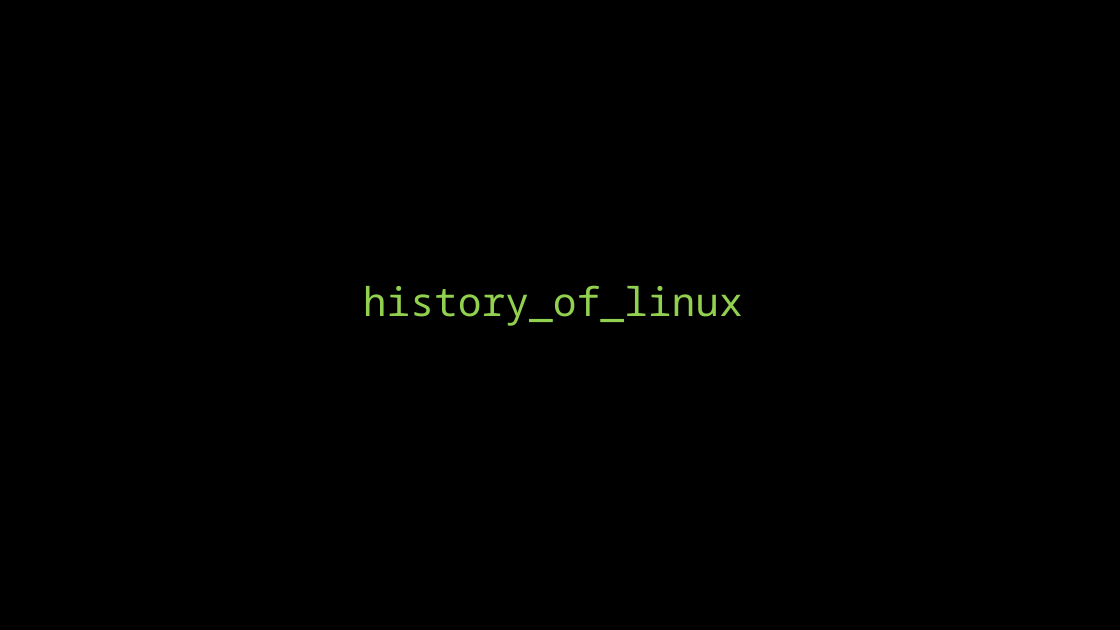
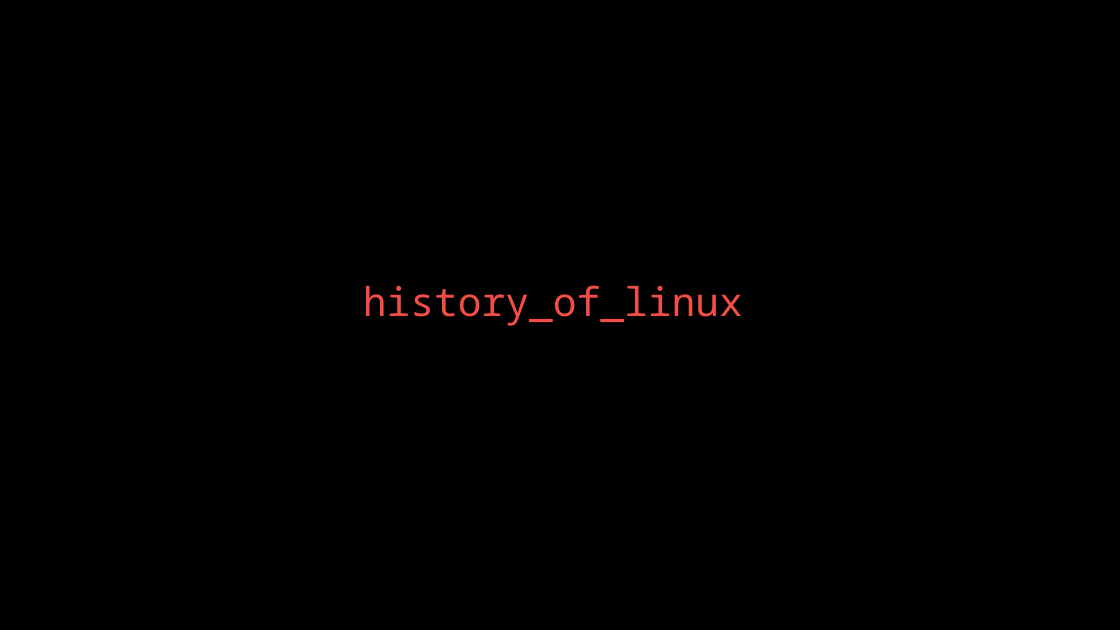
Before and after one commit to linuxfestival/introduction-to-linux-resources, a slide deck: slide 2 of amirkabir_linux_festival.pptx. Drawn at 1120x630 pixels with LibreOffice and Linux fonts; fonts in the diff are those of the drawing. Boxes give left, top, right and bottom in pixels: in the first picture for what was removed or moved away, otherwise in the second. Text is boxed around its words. In the diff, an @@ line names an element or a change of style, - is before the commit and + after.

Commit message:
GNU history was added

```diff
--- a/amirkabir_linux_festival.pptx
+++ b/amirkabir_linux_festival.pptx
@@ title "history_of_linux" at bbox=[363, 285, 743, 326]: text colour #92D050 to #F34D47 @@
```
Also in this commit, not shown: 1 other slide changed, 6 slides added.
